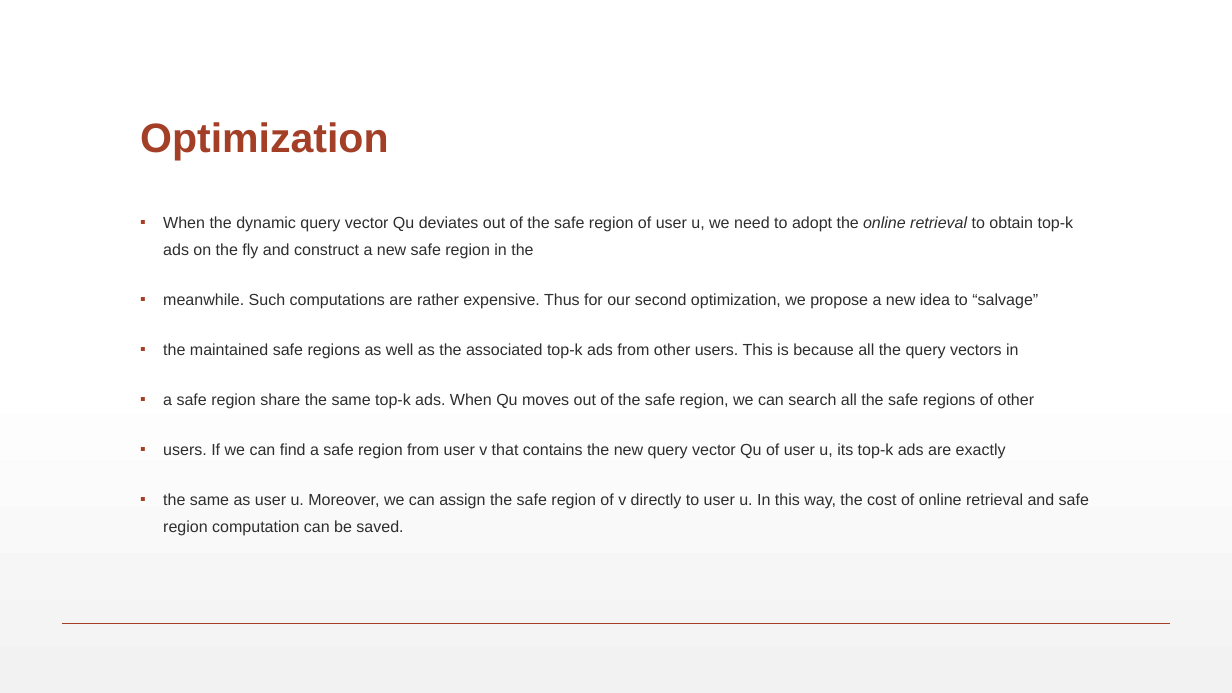
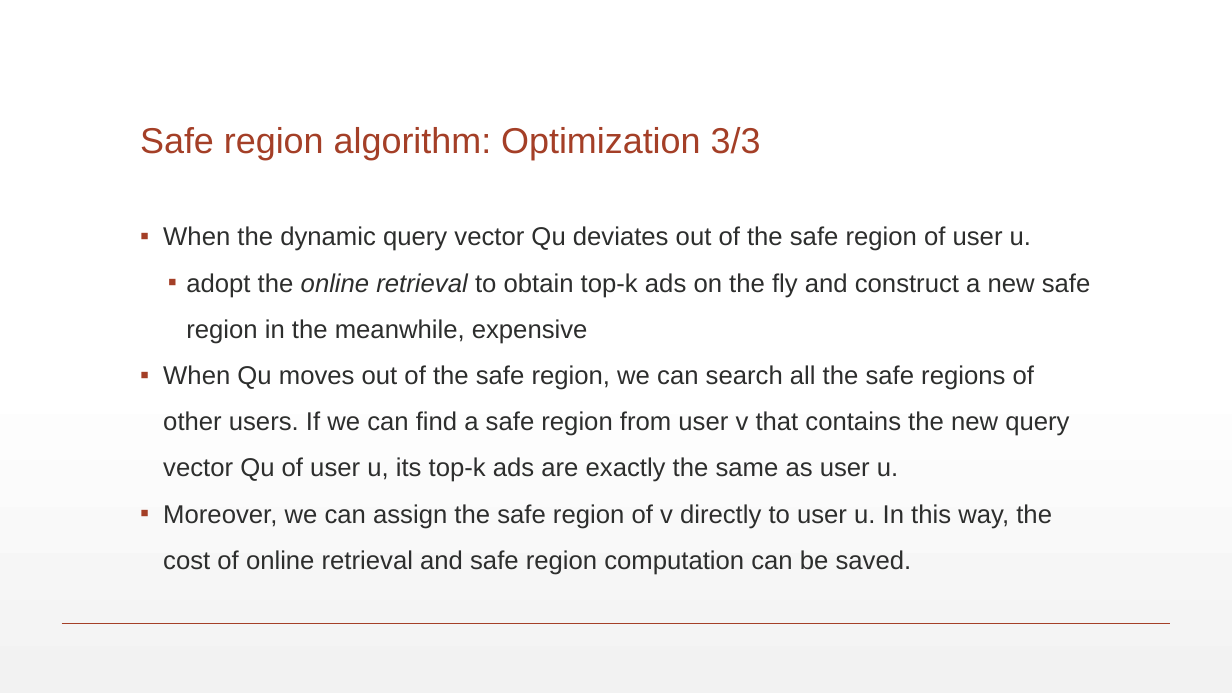
Before and after one commit to maltahan/Seminar, a slide deck: slide 13 of SeminarPresentation.pptx (slide 12 before the commit). Drawn at 1232x693 pixels with LibreOffice and Linux fonts; fonts in the diff are those of the drawing. Boxes give left, top, right and bottom in pixels: in the first picture for what was removed or moved away, otherwise in the second. Text is boxed around its words. In the diff, an @@ line names an element or a change of style, - is before the commit and + after.

```diff
--- a/SeminarPresentation.pptx
+++ b/SeminarPresentation.pptx
@@ title at (140,127,761,160): text changed; size 32 to 28 pt; bold off @@
-Optimization
+Safe region algorithm: Optimization 3/3
@@ text at (163,226,1091,575): text changed; size 12.5 to 20 pt @@
-▪ When the dynamic query vector Qu deviates out of the safe region of user u, we need to adopt the online retrieval to obtain top-k ads on the fly and construct a new safe region in the
-▪ meanwhile. Such computations are rather expensive. Thus for our second optimization, we propose a new idea to “salvage”
-▪ the maintained safe regions as well as the associated top-k ads from other users. This is because all the query vectors in
-▪ a safe region share the same top-k ads. When Qu moves out of the safe region, we can search all the safe regions of other
-▪ users. If we can find a safe region from user v that contains the new query vector Qu of user u, its top-k ads are exactly
-▪ the same as user u. Moreover, we can assign the safe region of v directly to user u. In this way, the cost of online retrieval and safe region computation can be saved.
+▪ When the dynamic query vector Qu deviates out of the safe region of user u.
+  ▪ adopt the online retrieval to obtain top-k ads on the fly and construct a new safe region in the meanwhile, expensive
+▪ When Qu moves out of the safe region, we can search all the safe regions of other users. If we can find a safe region from user v that contains the new query vector Qu of user u, its top-k ads are exactly the same as user u.
+▪ Moreover, we can assign the safe region of v directly to user u. In this way, the cost of online retrieval and safe region computation can be saved.
```
Also in this commit, not shown: 10 other slides changed, 3 slides added.
